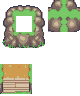
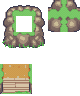
Layer changes from the first w=80, h=96 image to the second:
painted on "Lager" over [3, 11, 51, 48]
